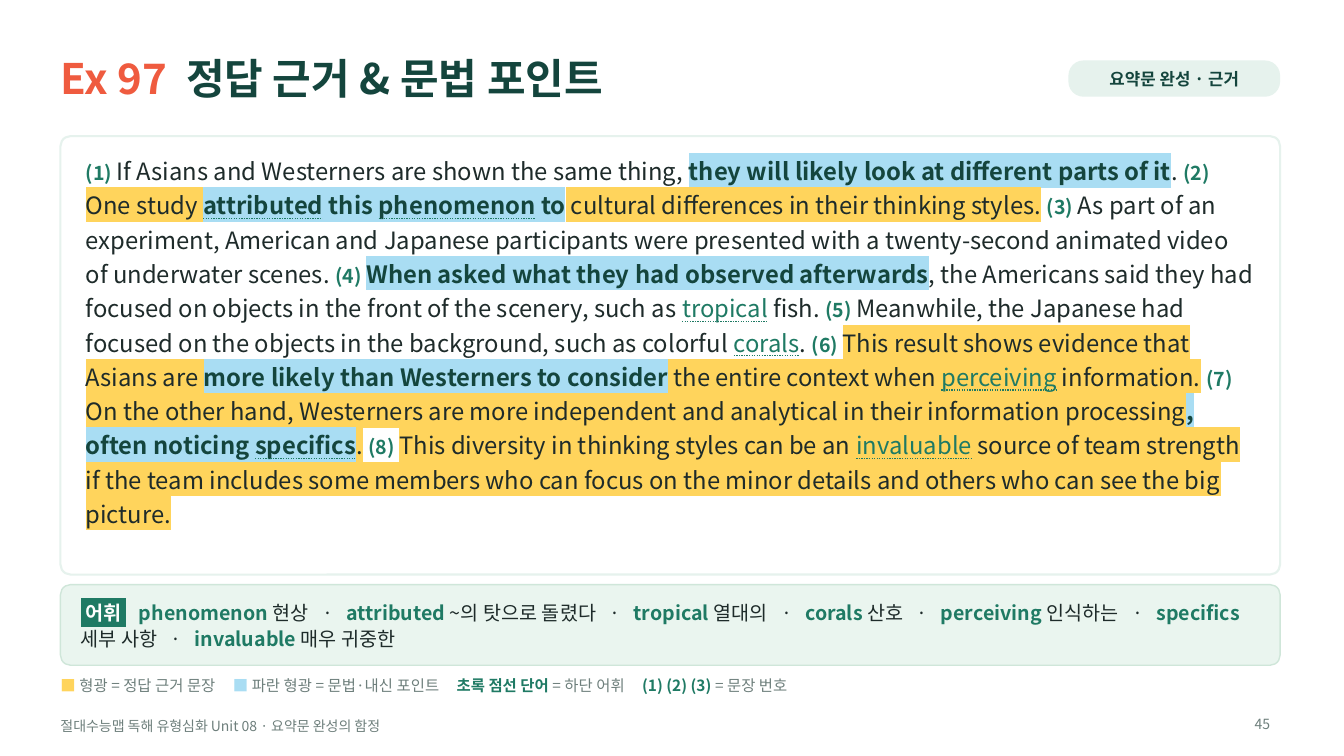
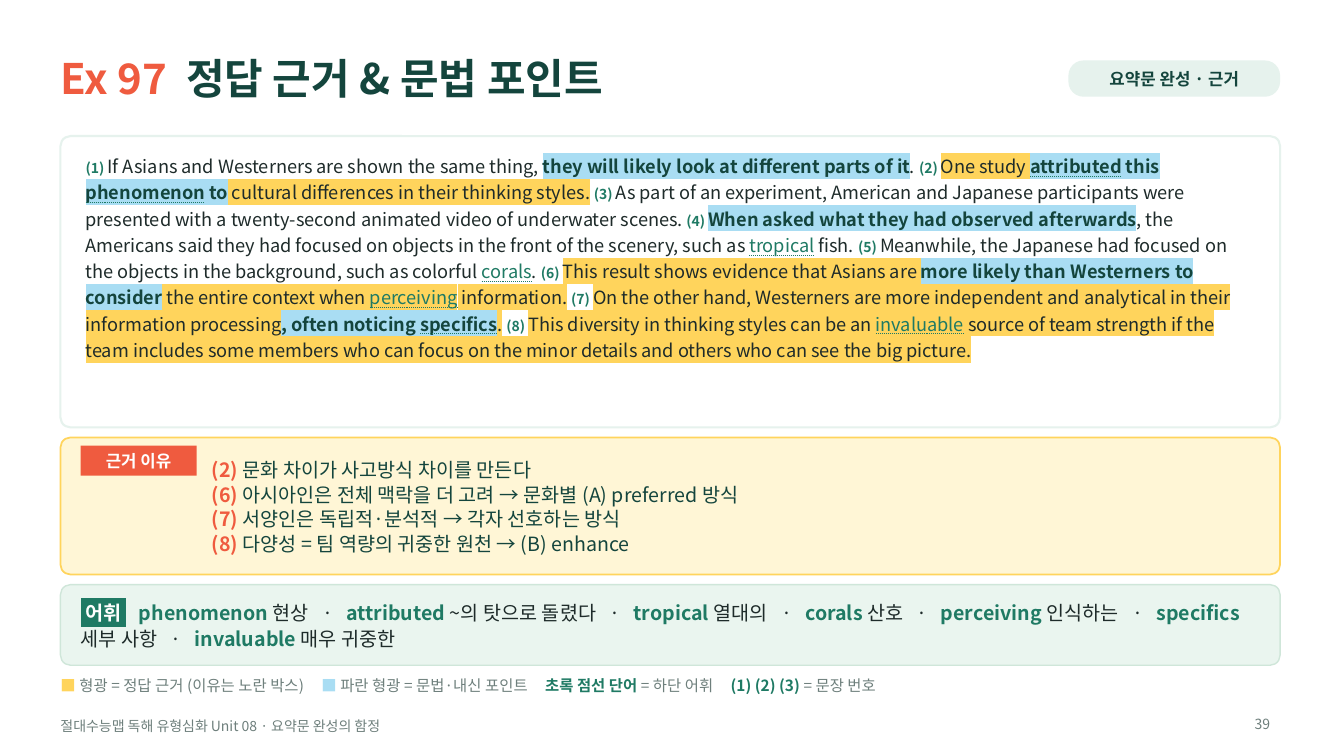
Before and after one commit to HUFSDavid/HUFSDavid, a slide deck: slide 39 of 절대수능맵_독해유형심화_Unit08_수업PPT.pptx (slide 45 before the commit). Drawn at 1344x756 pixels with LibreOffice and Linux fonts; fonts in the diff are those of the drawing. Boxes give left, top, right and bottom in pixels: in the first picture for what was removed or moved away, otherwise in the second. Text is boxed around its words. In the diff, an @@ line names an element or a change of style, - is before the commit and + after.

```diff
--- a/절대수능맵_독해유형심화_Unit08_수업PPT.pptx
+++ b/절대수능맵_독해유형심화_Unit08_수업PPT.pptx
@@ rounded rectangle: place and size @@
-rounded rectangle at [60,136,1280,575]
+rounded rectangle at [60,136,1280,427]
@@ rounded rectangle at [60,136,1280,427]: proportions changed @@
@@ text "(1) If Asians and Westerners ..." at [86,155,1231,362]: size 14 to 10 pt in "(1) (2) (3) (4) (5) (6) (7) ..."; size 17 to 13 pt @@
@@ rounded rectangle added at [60,438,1280,575], fill #FFF6D6, outline #FFD45C 1.25 pt @@
@@ rectangle added at [81,446,197,476], fill #EF5B3F, 12 pt, text #FFFFFF, bold @@
+근거 이유
@@ text added at [212,460,738,555], 14 pt, text #14453D @@
+(2) 문화 차이가 사고방식 차이를 만든다
+(6) 아시아인은 전체 맥락을 더 고려 → 문화별 (A) preferred 방식
+(7) 서양인은 독립적·분석적 → 각자 선호하는 방식
+(8) 다양성 = 팀 역량의 귀중한 원천 → (B) enhance
@@ text at [79,678,875,694]: text changed @@
-■ 형광 = 정답 근거 문장 ■ 파란 형광 = 문법·내신 포인트 초록 점선 단어 = 하단 어휘 (1) (2) (3) = 문장 번호
+■ 형광 = 정답 근거 (이유는 노란 박스) ■ 파란 형광 = 문법·내신 포인트 초록 점선 단어 = 하단 어휘 (1) (2) (3) = 문장 번호
@@ page number at [1255,718,1271,729]: text changed @@
-45
+39
```
Also in this commit, not shown: 27 other slides changed, 23 slides added, 40 slides removed, 5 other files.
